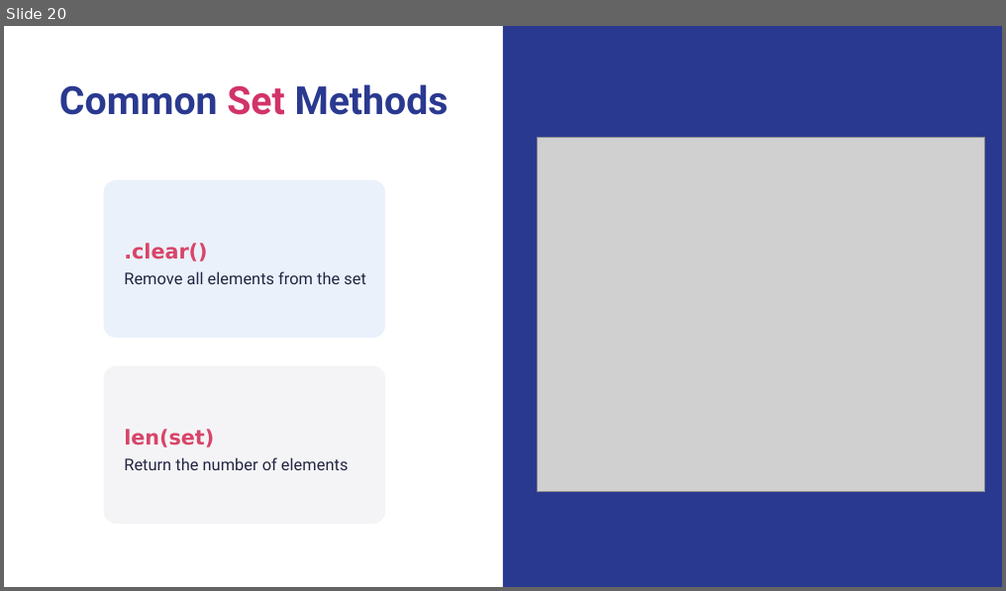
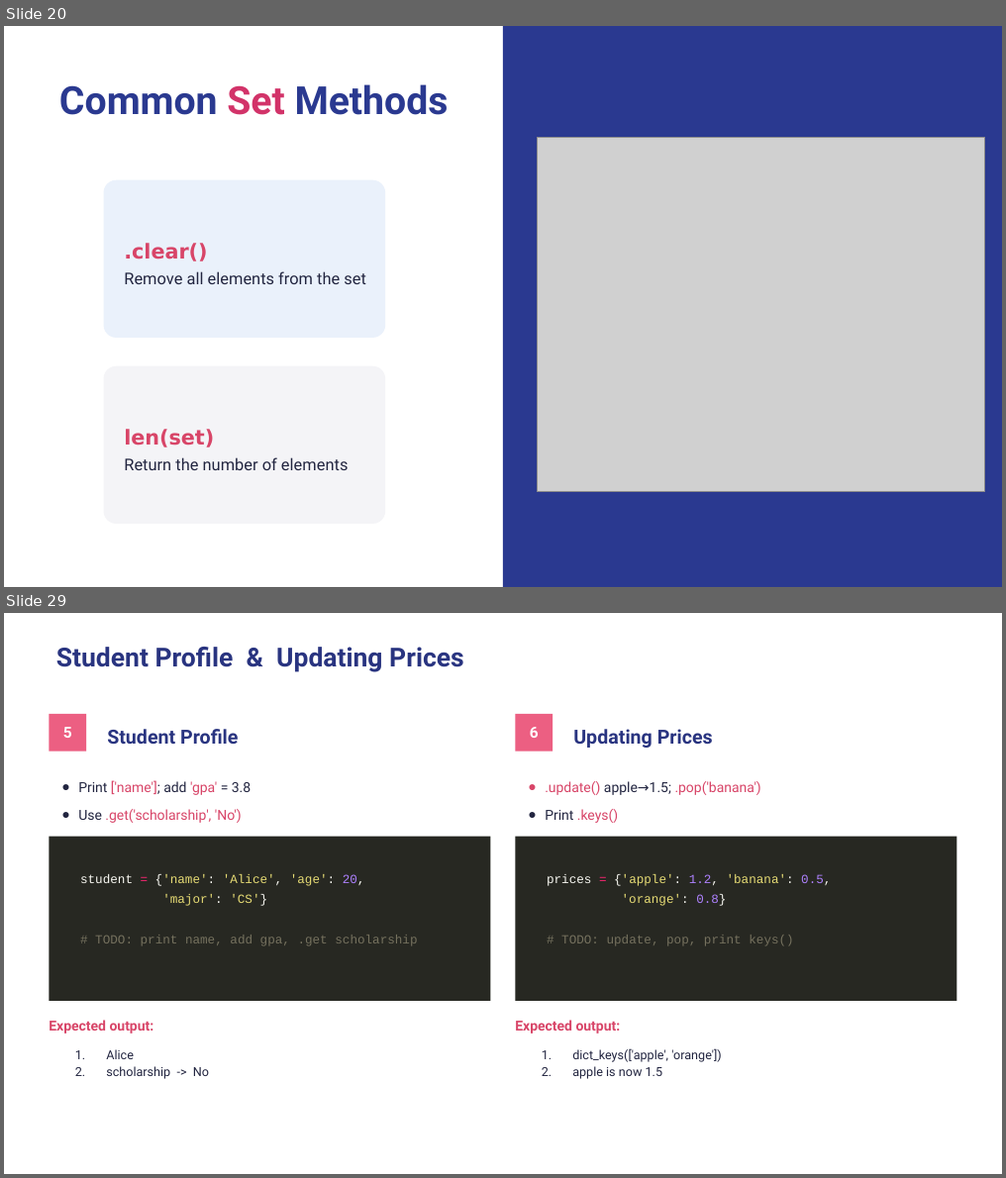
Before and after one commit to wg-training/wg-python-for-data-science-fundamental, a slide deck: slides/07 - Collections Data Types.pptx. Shown one above the other, each under a label of ours: slide 20 before the commit, slides 20 and 29 after it; the slides between them are not shown. The pictures are 1006x591 and 1006x1178 pixels, drawn with LibreOffice and Linux fonts; fonts in the diff are those of the drawing; grey boxes stand for pictures. Boxes give left, top, right and bottom in pixels: in the first picture for what was removed or moved away, otherwise in the second. Text is boxed around its words. In the diff, an @@ line names an element or a change of style, - is before the commit and + after.

```diff
--- a/slides/07 - Collections Data Types.pptx
+++ b/slides/07 - Collections Data Types.pptx
@@ slide 29 added at [4, 613, 1002, 1174], background #FFFFFF @@
@@ title added at [56, 647, 464, 672], 18.9 pt, text #293480, bold @@
+Student Profile & Updating Prices
@@ rectangle added at [49, 714, 87, 752], fill #EC5F82 @@
@@ text added at [63, 727, 72, 738], 11 pt, text #FFFFFF, bold @@
+5
@@ text added at [107, 729, 238, 744], 14 pt, text #293480, bold @@
+Student Profile
@@ rectangle added at [515, 714, 552, 752], fill #EC5F82 @@
@@ text added at [530, 727, 539, 738], 11 pt, text #FFFFFF, bold @@
+6
@@ text added at [573, 729, 713, 748], 14 pt, text #293480, bold @@
+Updating Prices
@@ text added at [78, 780, 251, 823], 10 pt, text #D84568 @@
+● Print ['name']; add 'gpa' = 3.8
+● Use .get('scholarship', 'No')
@@ text added at [545, 781, 761, 823], 10 pt, text #D84568 @@
+● .update() apple→1.5; .pop('banana')
+● Print .keys()
@@ rectangle added at [49, 837, 490, 1001], fill #272822 @@
@@ rectangle added at [515, 837, 956, 1001], fill #272822 @@
@@ text added at [80, 874, 417, 947], 9 pt, text #75715E @@
+student = {'name': 'Alice', 'age': 20,
+'major': 'CS'}
+# TODO: print name, add gpa, .get scholarship
@@ text added at [547, 874, 831, 947], 9 pt, text #75715E @@
+prices = {'apple': 1.2, 'banana': 0.5,
+'orange': 0.8}
+# TODO: update, pop, print keys()
@@ text added at [49, 1020, 154, 1034], 10 pt, text #D84568, bold @@
+Expected output:
@@ text added at [515, 1020, 621, 1034], 10 pt, text #D84568, bold @@
+Expected output:
@@ text added at [106, 1050, 209, 1079], 9 pt, text #222540 @@
+1. Alice
+2. scholarship -> No
@@ text added at [572, 1049, 722, 1079], 9 pt, text #222540 @@
+1. dict_keys(['apple', 'orange'])
+2. apple is now 1.5
```
Also in this commit, not shown: 9 slides changed, 4 other slides added, 3 other files.
